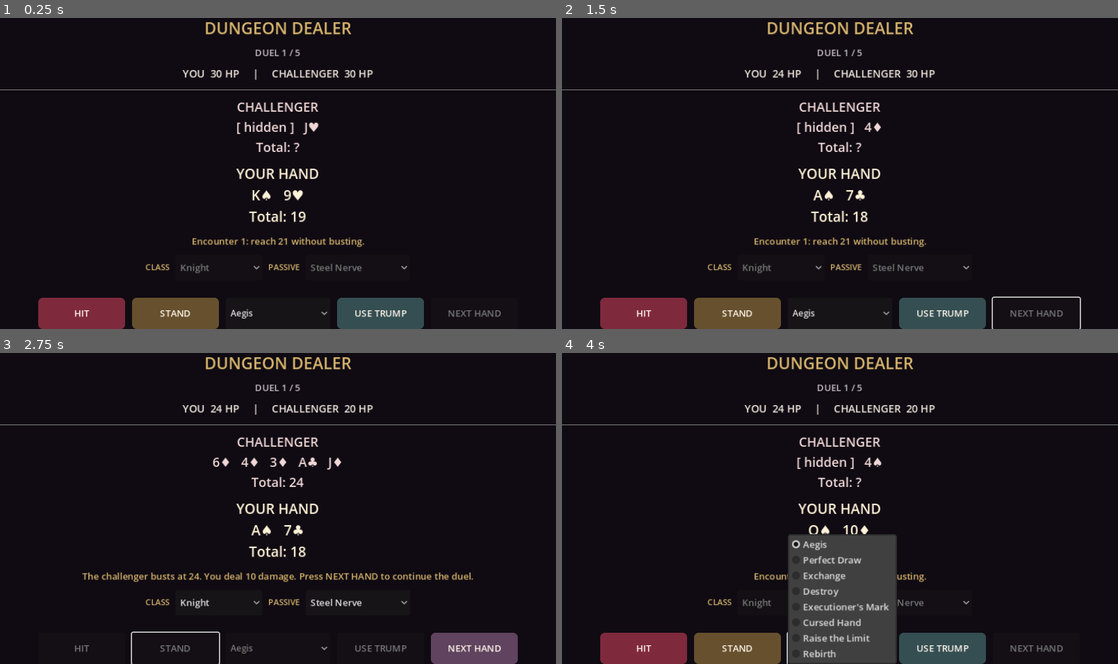
Above: before the commit, frames 1-4 (two rows, left to right).
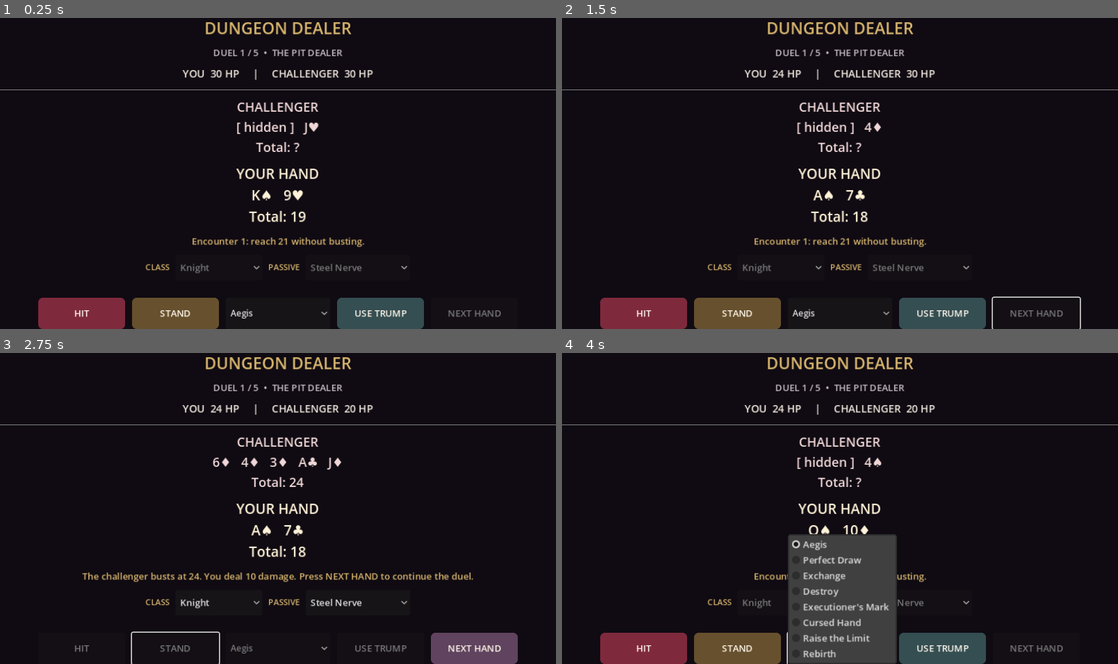
Above: after the commit, the same moments.

Repository: kage049754/manusgame
Game: Godot game, scene res://scenes/main.tscn
Two runs of this game, one before a commit and one after it. Both use one fixed random seed, a clock stepped at 60 frames per second and the inputs below.
Inputs:
- Up to frame 1 (0.25 s): no input
- Up to frame 2 (1.5 s): click "HIT" at 0.5 s; click "NEXT HAND" at 1.25 s
- Up to frame 3 (2.75 s): click "STAND" at 2 s
- Up to frame 4 (4 s): click "NEXT HAND" at 2.75 s; click "Aegis" at 3.5 s

The runs differ from the first frame. In frame 1, 0.3% of the frame differs, in the area x 38-62%, y 10-13%; in frame 2, 0.3%; in frame 3, 0.3%; in frame 4, 0.3%.

Commit message:
Add distinct encounter names and scaling enemy AI

Diff:
--- a/scripts/main.gd
+++ b/scripts/main.gd
@@ -11,6 +11,7 @@
 var player_hp := STARTING_HP
 var enemy_hp := STARTING_HP
 var encounter := 1
+var enemy_names: Array[String] = ["THE PIT DEALER", "IRON JACK", "MIRROR WITCH", "BLOOD COUNT", "THE HOUSE — BOSS"]
 var round_active := false
 var run_over := false
 var shield := 0
@@ -208,7 +209,7 @@
 	var total := _hand_total(player_hand)
 	if total > safe_limit:
 		round_active = false
-		var damage := 8
+		var damage := 10 if encounter == MAX_ENCOUNTERS else 8
 		if class_select.get_item_text(class_select.selected) == "Knight" or passive_select.get_item_text(passive_select.selected) == "Steel Nerve":
 			damage = maxi(0, damage - 2)
 		if passive_select.get_item_text(passive_select.selected) == "Quick Reflex":
@@ -229,7 +230,11 @@
 	if not round_active or run_over:
 		return
 	round_active = false
-	var enemy_target := 20 if cursed_enemy and passive_select.get_item_text(passive_select.selected) == "Card Reader" else (19 if cursed_enemy else 17)
+	var enemy_target := 17 + int((encounter - 1) / 2)
+	if cursed_enemy:
+		enemy_target += 1
+	if passive_select.get_item_text(passive_select.selected) == "Card Reader" and cursed_enemy:
+		enemy_target += 1
 	while _hand_total(enemy_hand) < enemy_target:
 		enemy_hand.append(_draw_card())
 	var player_total := _hand_total(player_hand)
@@ -431,7 +436,7 @@
 	passive_select.select(clampi(int(save.get_value("run", "passive_index", 0)), 0, passive_select.item_count - 1))
 
 func _refresh() -> void:
-	encounter_label.text = "DUEL %d / %d" % [encounter, MAX_ENCOUNTERS]
+	encounter_label.text = "DUEL %d / %d  •  %s" % [encounter, MAX_ENCOUNTERS, enemy_names[clampi(encounter - 1, 0, enemy_names.size() - 1)]]
 	var shield_text := "  (SHIELD %d)" % shield if shield > 0 else ""
 	health_label.text = "YOU  %d HP%s     |     CHALLENGER  %d HP" % [player_hp, shield_text, enemy_hp]
 	var enemy_total_text := "?" if round_active else str(_hand_total(enemy_hand))
